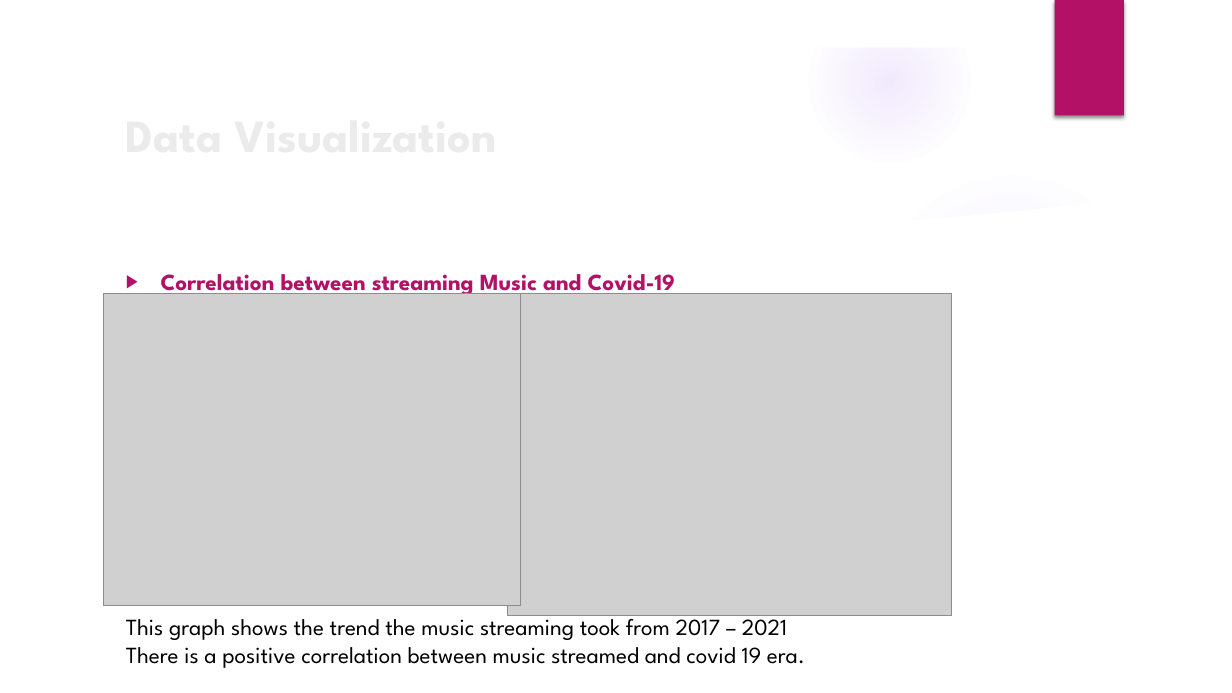
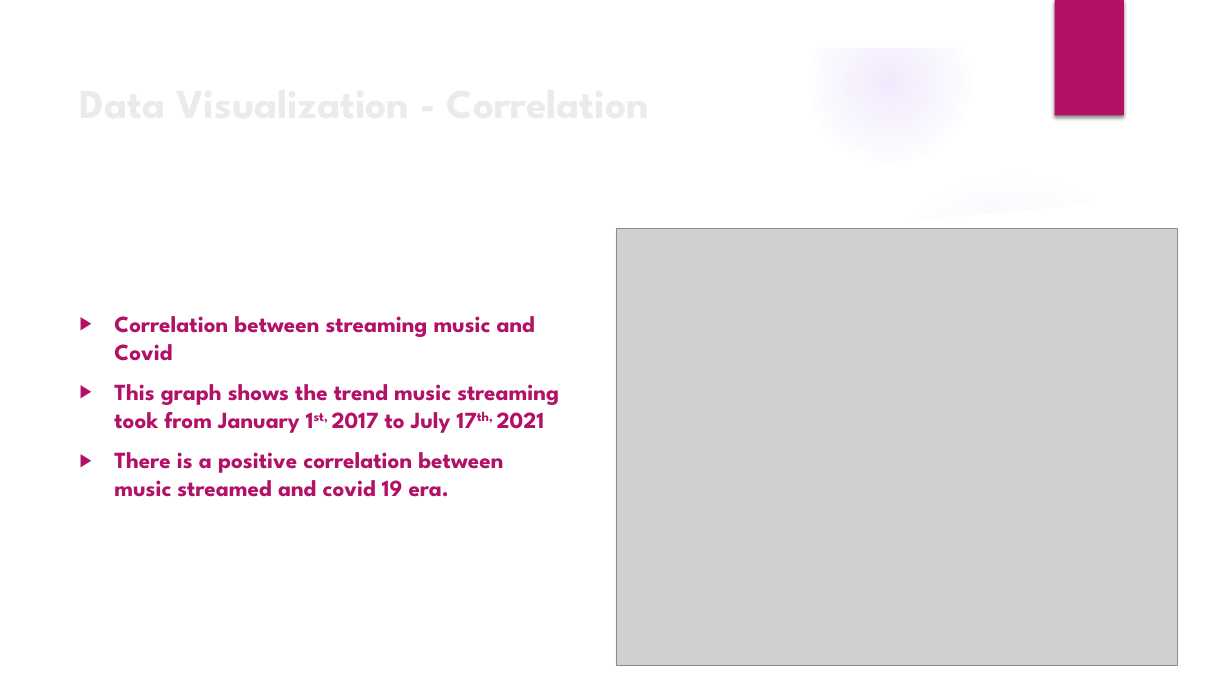
Before and after one commit to The-Music-Notes/Music_Data, a slide deck: slide 13 of Music Notes 2024.pptx (slide 14 before the commit). Drawn at 1232x693 pixels with LibreOffice and Linux fonts; fonts in the diff are those of the drawing; grey boxes stand for pictures; background and template pictures are left out. Boxes give left, top, right and bottom in pixels: in the first picture for what was removed or moved away, otherwise in the second. Text is boxed around its words. In the diff, an @@ line names an element or a change of style, - is before the commit and + after.

```diff
--- a/Music Notes 2024.pptx
+++ b/Music Notes 2024.pptx
@@ title at [70,67,956,138]: text changed; size 36 to 32 pt @@
-Data Visualization
+Data Visualization - Correlation
@@ picture: place and size @@
-picture at [104,293,521,605]
+picture at [616,228,1178,665]
@@ picture removed at [507,293,952,616] @@
@@ text at [114,316,559,497]: text changed @@
-▶ Correlation between streaming Music and Covid-19
+▶ Correlation between streaming music and Covid
+▶ This graph shows the trend music streaming took from January 1st, 2017 to July 17th, 2021
+▶ There is a positive correlation between music streamed and covid 19 era.
@@ text removed at [126,612,805,668] @@
-This graph shows the trend the music streaming took from 2017 – 2021
-There is a positive correlation between music streamed and covid 19 era.
```
Also in this commit, not shown: 13 other slides changed, 1 slide added, 1 slide removed, 1 other file.
